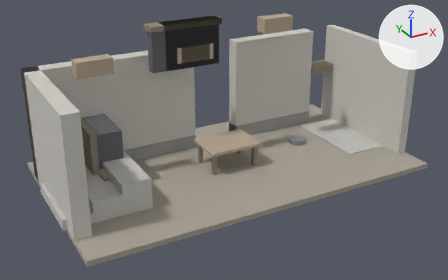
The glTF model assets/xiaoman3d/village.glb, before and after one commit.
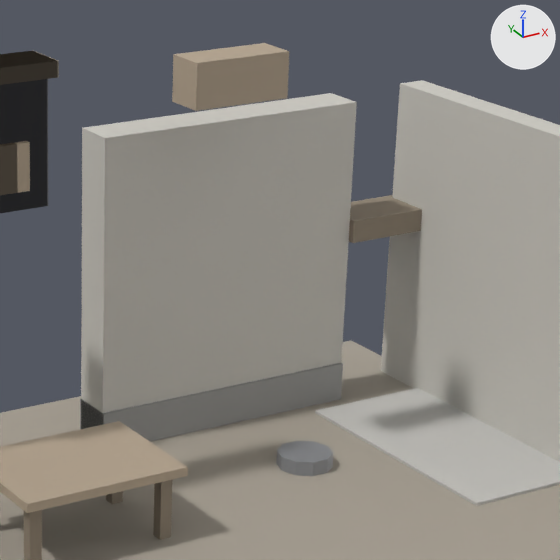
Old and new are each drawn whole from a 50 mm camera at (-2.02, -10.08, 5.58) aimed at (3.38, -0.26, 0.67) and again close up on the part from 46% to 84% of the width and 0% to 61% of the height. Arrows for +X, +Y and +Z are at upper right; the lights stay in place. The older version's two pictures come first. Vertices at exactly the same position are counted once.

In view in the first close-up: 'village_earth', 'village_metal', 'village_plaster', 'village_stone', 'village_stone_dark', 'village_void', 'village_wood', 'village_wood_dark'.
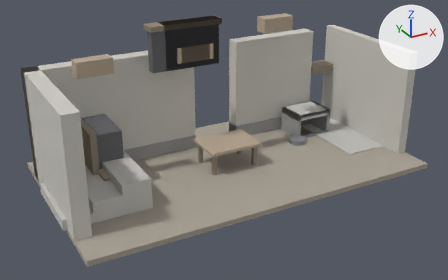
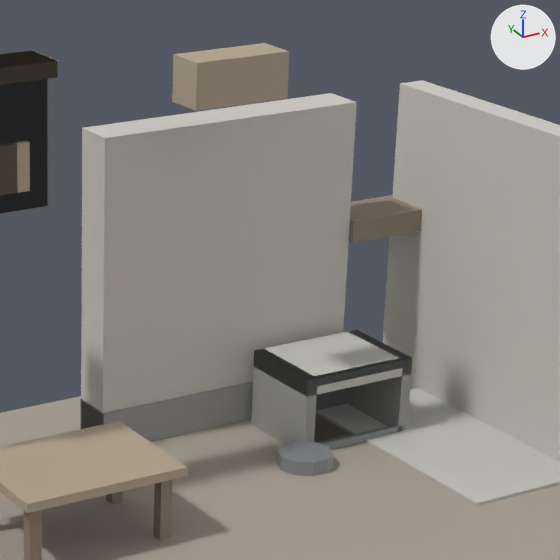
Location of each change, (x1, y1, x2, y2) in pixels of the close-ups (560 x 560 px):
'village_stone', reshaped: before (315, 388, 560, 506); after (254, 330, 560, 506)
'village_stone_dark', reshaped: before (80, 363, 343, 441); after (80, 330, 412, 444)
'village_metal', reshaped (124% wider, 225% taller): before (276, 441, 333, 476); after (276, 360, 405, 476)
part 1 of me_village_stone_mesh, added: after (254, 330, 412, 396)
part 2 of me_village_stone_dark_mesh, added: after (251, 348, 318, 444)
part 3 of me_village_stone_dark_mesh, added: after (347, 330, 412, 432)
part 4 of me_village_earth_mesh, added (mostly hidden): after (314, 414, 350, 442)
part 5 of me_village_metal_mesh, added: after (318, 425, 403, 450)
part 6 of me_village_metal_mesh, added: after (312, 360, 405, 387)
part 7 of me_village_void_mesh, added: after (316, 388, 348, 410)

Diff of the bpy script that builds the scene:
```diff
--- a/assets/xiaoman3d/village.glb.py
+++ b/assets/xiaoman3d/village.glb.py
@@ me_village_stone_mesh @@
 # used by ob_village_stone; location = (0.0, 0.0, 0.0)
-me_village_stone_mesh.from_pydata(...)  # 28 vertices, 48 faces; spans x -0.07..7.2, y -0.96..0.9, z 0.0..0.59
+me_village_stone_mesh.from_pydata(...)  # 36 vertices, 60 faces; spans x -0.07..7.2, y -0.96..0.95, z 0.0..0.59
+# me_village_stone_mesh part 1: a new loose piece, a box spanning x 5.56..6.44, y 0.3..0.95, z 0.44..0.56, in mat_m_xm3d_stone (light grey #c5c4bf)
 me_village_stone_mesh.materials.append(mat_m_xm3d_stone)
@@ me_village_stone_dark_mesh @@
 # used by ob_village_stone_dark; location = (0.0, 0.0, 0.0)
-me_village_stone_dark_mesh.from_pydata(...)  # 16 vertices, 24 faces; spans x 0.0..6.4, y 1.03..1.37, z 0.0..0.28
+me_village_stone_dark_mesh.from_pydata(...)  # 32 vertices, 48 faces; spans x 0.0..6.44, y 0.3..1.37, z 0.0..0.56
+# me_village_stone_dark_mesh part 2: a new loose piece, a box spanning x 5.56..5.64, y 0.3..0.95, z 0.0..0.56, in mat_m_xm3d_stone_dark (grey #9e9e9b)
+# me_village_stone_dark_mesh part 3: a new loose piece, a box spanning x 6.36..6.44, y 0.3..0.95, z 0.0..0.56, in mat_m_xm3d_stone_dark (grey #9e9e9b)
 me_village_stone_dark_mesh.materials.append(mat_m_xm3d_stone_dark)
@@ me_village_earth_mesh @@
 # used by ob_village_earth; location = (0.0, 0.0, 0.0)
-me_village_earth_mesh.from_pydata(...)  # 16 vertices, 24 faces; spans x 0.0..7.2, y -2.0..2.0, z -0.1..0.0
+me_village_earth_mesh.from_pydata(...)  # 24 vertices, 36 faces; spans x 0.0..7.2, y -2.0..2.0, z -0.1..0.0
+# me_village_earth_mesh part 4: a new loose piece, a box spanning x 5.64..6.36, y 0.3..0.95, z -0.08..0.0, in mat_m_xm3d_earth (grey #aaa295)
 me_village_earth_mesh.materials.append(mat_m_xm3d_earth)
@@ me_village_metal_mesh @@
 # used by ob_village_metal; location = (0.0, 0.0, 0.0)
-me_village_metal_mesh.from_pydata(...)  # 22 vertices, 40 faces; spans x 5.29..5.67, y -0.001..0.361, z 0.0..0.1
+me_village_metal_mesh.from_pydata(...)  # 38 vertices, 64 faces; spans x 5.29..6.4, y -0.001..0.361, z 0.0..0.56
+# me_village_metal_mesh part 5: a new loose piece, a box spanning x 5.6..6.4, y 0.3..0.34, z 0.0..0.06, in mat_m_xm3d_metal (grey #95979b)
+# me_village_metal_mesh part 6: a new loose piece, a box spanning x 5.6..6.4, y 0.3..0.34, z 0.5..0.56, in mat_m_xm3d_metal (grey #95979b)
 me_village_metal_mesh.materials.append(mat_m_xm3d_metal)
@@ me_village_void_mesh @@
 # used by ob_village_void; location = (0.0, 0.0, 0.0)
-me_village_void_mesh.from_pydata(...)  # 72 vertices, 108 faces; spans x 0.92..3.68, y 0.08..1.08, z 0.0..2.8
+me_village_void_mesh.from_pydata(...)  # 80 vertices, 120 faces; spans x 0.92..6.36, y 0.08..1.08, z 0.0..2.8
+# me_village_void_mesh part 7: a new loose piece, a box spanning x 5.64..6.36, y 0.9..0.95, z 0.0..0.44, in mat_m_xm3d_void (dark grey #656569)
 me_village_void_mesh.materials.append(mat_m_xm3d_void)
```
